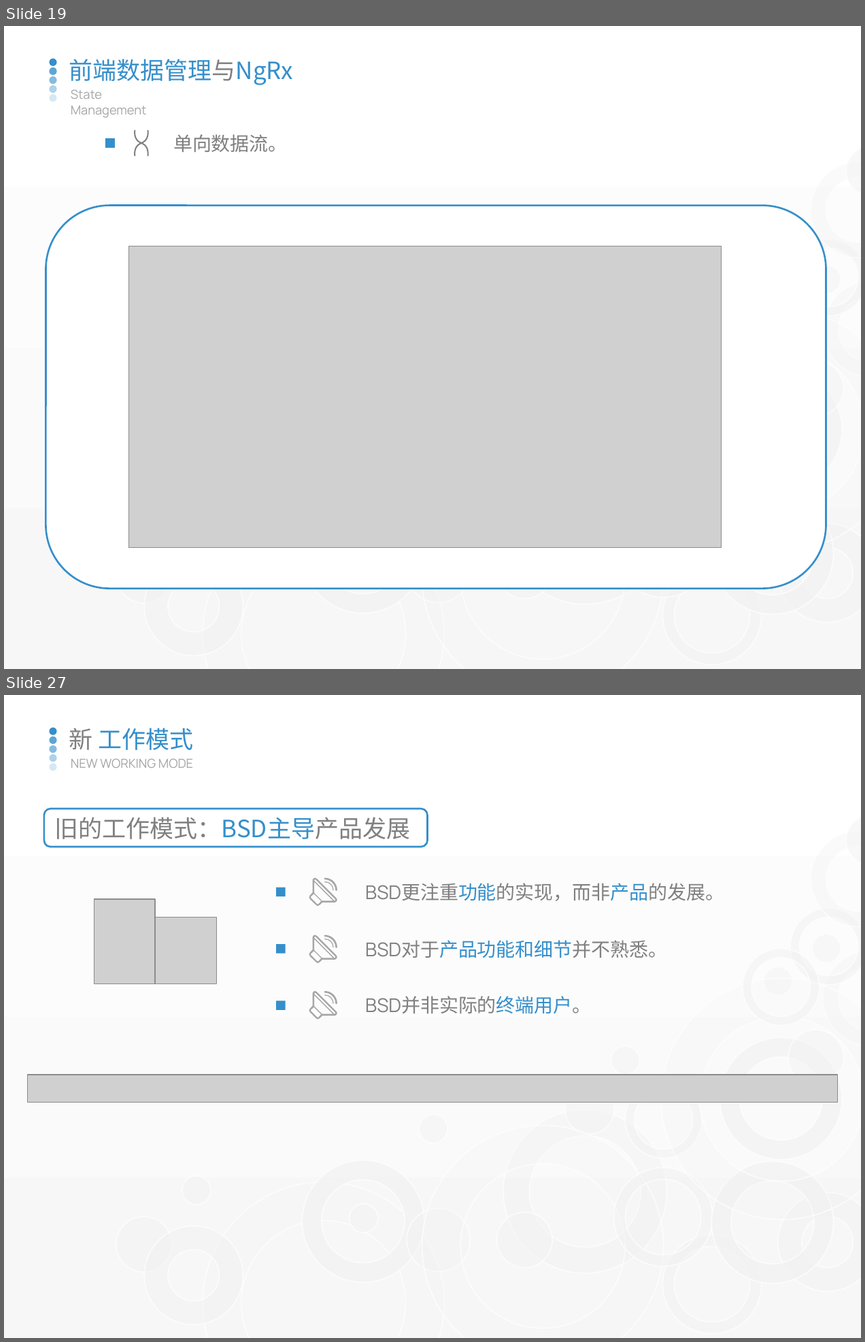
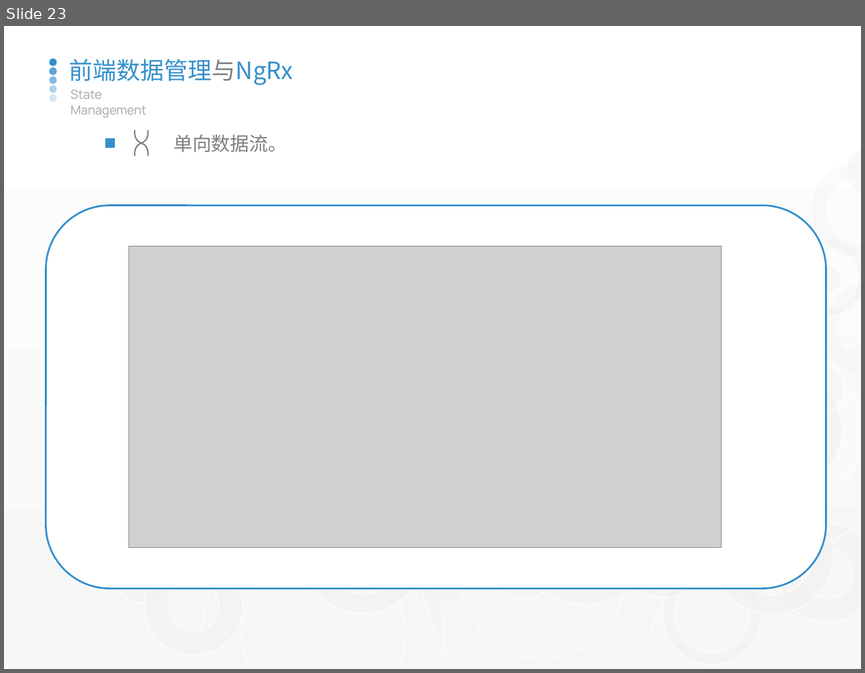
Before and after one commit to watermoonlx/playground-v2, a slide deck: ppt/RxJS & NgRxj.pptx. Shown one above the other, each under a label of ours: slides 19 and 27 before the commit, slide 23 after it; the slides between them are not shown. The pictures are 865x1342 and 865x673 pixels, drawn with LibreOffice and Linux fonts; fonts in the diff are those of the drawing; grey boxes stand for pictures. Boxes give left, top, right and bottom in pixels: in the first picture for what was removed or moved away, otherwise in the second. Text is boxed around its words. In the diff, an @@ line names an element or a change of style, - is before the commit and + after.

```diff
--- a/ppt/RxJS & NgRxj.pptx
+++ b/ppt/RxJS & NgRxj.pptx
@@ slide 27 removed at (x1=4, y1=695, x2=861, y2=1338), background gradient #FFFFFF to #F7F7F7; not listed: 25 template elements that a slide beside it also shows @@
@@ text removed at (x1=69, y1=728, x2=193, y2=750) @@
-新 工作模式
@@ text removed at (x1=71, y1=758, x2=193, y2=768) @@
-NEW WORKING MODE
@@ rounded rectangle removed at (x1=44, y1=809, x2=427, y2=847) @@
-旧的工作模式：BSD主导产品发展
@@ freeform shape removed at (x1=309, y1=877, x2=337, y2=906) @@
@@ freeform shape removed at (x1=324, y1=877, x2=337, y2=890) @@
@@ rectangle removed at (x1=275, y1=887, x2=285, y2=896) @@
@@ freeform shape removed at (x1=324, y1=881, x2=334, y2=890) @@
@@ text removed at (x1=365, y1=883, x2=724, y2=901) @@
-BSD更注重功能的实现，而非产品的发展。
@@ picture removed at (x1=94, y1=899, x2=155, y2=984) @@
@@ picture removed at (x1=149, y1=917, x2=216, y2=984) @@
@@ freeform shape removed at (x1=309, y1=935, x2=337, y2=963) @@
@@ freeform shape removed at (x1=324, y1=935, x2=337, y2=948) @@
@@ freeform shape removed at (x1=324, y1=938, x2=334, y2=948) @@
@@ rectangle removed at (x1=275, y1=945, x2=285, y2=954) @@
@@ text removed at (x1=365, y1=940, x2=667, y2=958) @@
-BSD对于产品功能和细节并不熟悉。
@@ freeform shape removed at (x1=309, y1=991, x2=337, y2=1019) @@
@@ freeform shape removed at (x1=324, y1=991, x2=337, y2=1004) @@
@@ freeform shape removed at (x1=324, y1=994, x2=334, y2=1004) @@
@@ text removed at (x1=365, y1=996, x2=591, y2=1014) @@
-BSD并非实际的终端用户。
@@ rectangle removed at (x1=275, y1=1001, x2=285, y2=1011) @@
@@ picture removed at (x1=27, y1=1074, x2=837, y2=1102) @@
@@ group removed at (x1=181, y1=947, x2=822, y2=1236): 6 ellipses, 2 donuts @@
@@ what was slide 19 is now slide 23 @@
```
Also in this commit, not shown: 4 slides changed, 7 slides added, 21 other slides removed, 13 other files.
